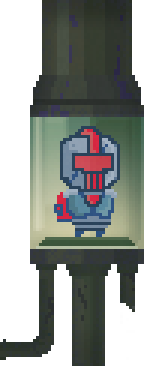
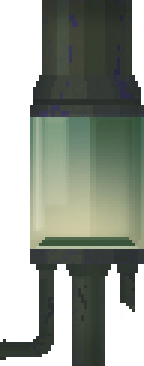
Layer changes from the first 144×366 image to the second:
hid "Слой 9" over left=54, top=126, right=120, bottom=237
